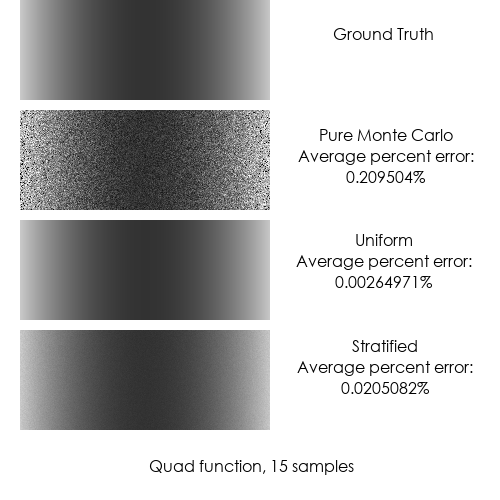
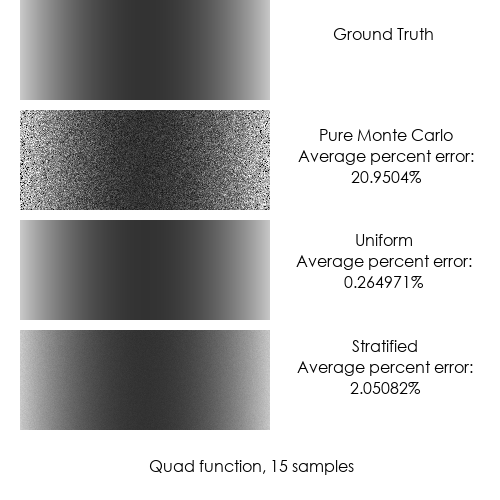
Layer changes from the first (500, 500) image to the second:
painted on "Stratified ..." over [341, 382, 429, 394]
painted on "Uniform ..." over [335, 276, 432, 288]
painted on "Pure Monte Carlo Average perce..." over [346, 171, 425, 183]
